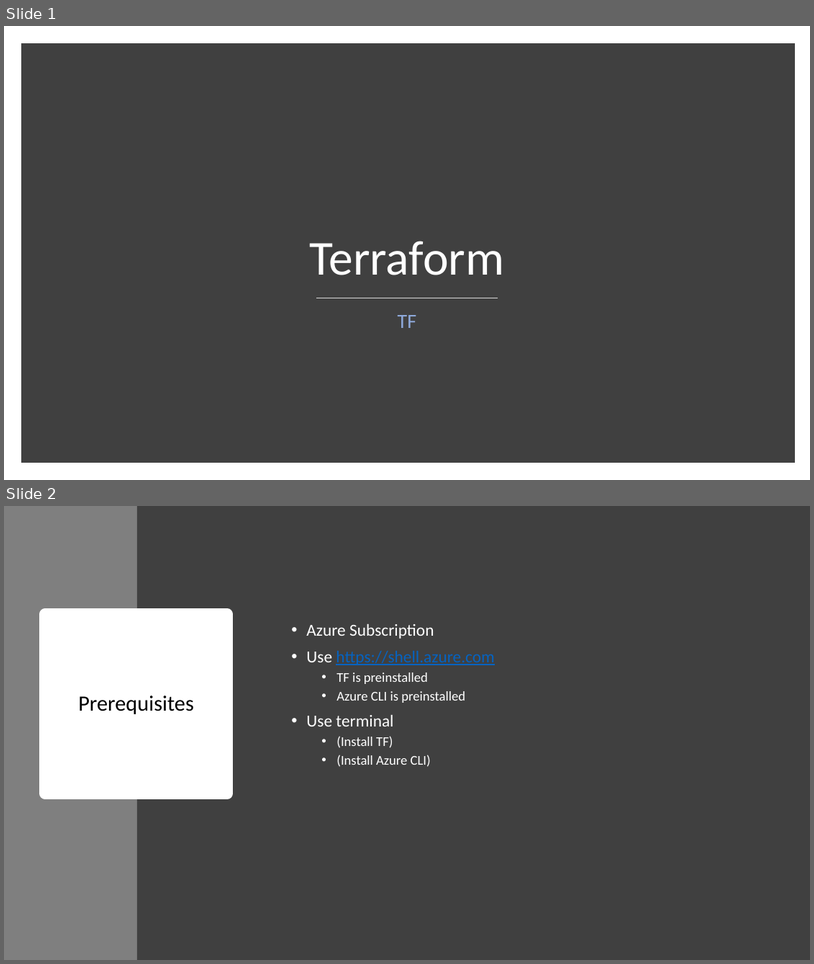
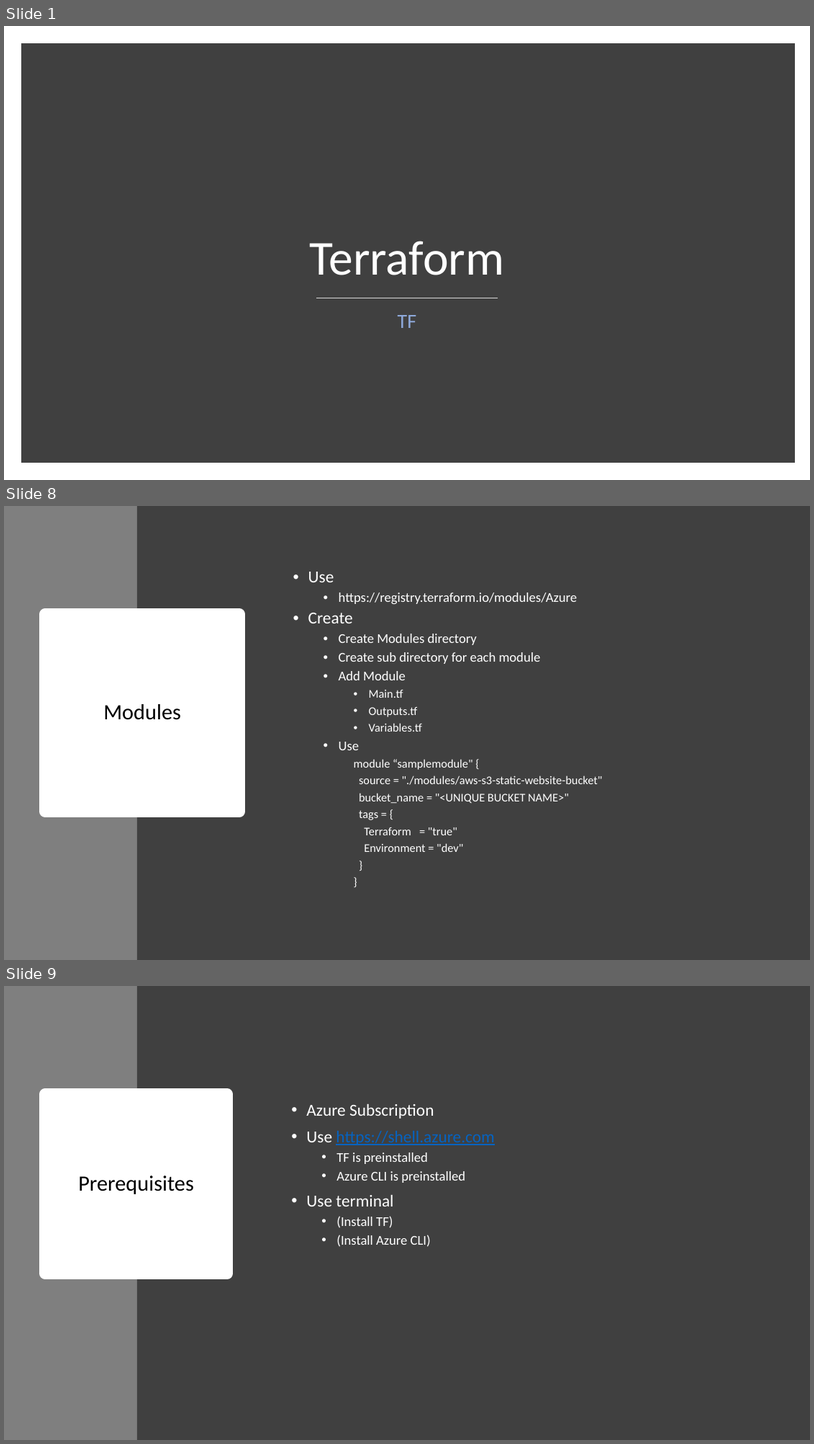
Before and after one commit to sujithq/mini-workshop-tf, a slide deck: Presentation.pptx. Shown one above the other, each under a label of ours: slides 1 and 2 before the commit, slides 1, 8 and 9 after it; the slides between them are not shown. The pictures are 814x964 and 814x1444 pixels, drawn with LibreOffice and Linux fonts; fonts in the diff are those of the drawing. Boxes give left, top, right and bottom in pixels: in the first picture for what was removed or moved away, otherwise in the second. Text is boxed around its words. In the diff, an @@ line names an element or a change of style, - is before the commit and + after.

```diff
--- a/Presentation.pptx
+++ b/Presentation.pptx
@@ slide 8 added at bbox=[4, 506, 810, 960], background #FFFFFF @@
@@ rectangle added at bbox=[4, 506, 137, 960], fill #7F7F7F @@
@@ rectangle added at bbox=[137, 506, 810, 960], fill #404040 @@
@@ text added at bbox=[309, 572, 603, 852], 14 pt, text #FFFFFF @@
+  • Use
+    • https://registry.terraform.io/modules/Azure
+  • Create
+    • Create Modules directory
+    • Create sub directory for each module
+    • Add Module
+      • Main.tf
+      • Outputs.tf
+      • Variables.tf
+    • Use
+      module “samplemodule" {
+      source = "./modules/aws-s3-static-website-bucket"
+      bucket_name = "<UNIQUE BUCKET NAME>"
+      tags = {
+      Terraform = "true"
+      Environment = "dev"
+      }
+      }
@@ title added at bbox=[45, 614, 239, 811], fill #FFFFFF, outline #FFFFFF 13.75 pt, 26 pt, text #000000 @@
+Modules
@@ what was slide 2 is now slide 9 @@
```
Also in this commit, not shown: 1 slide changed, 10 other slides added, 1 slide removed, 1 other file.
